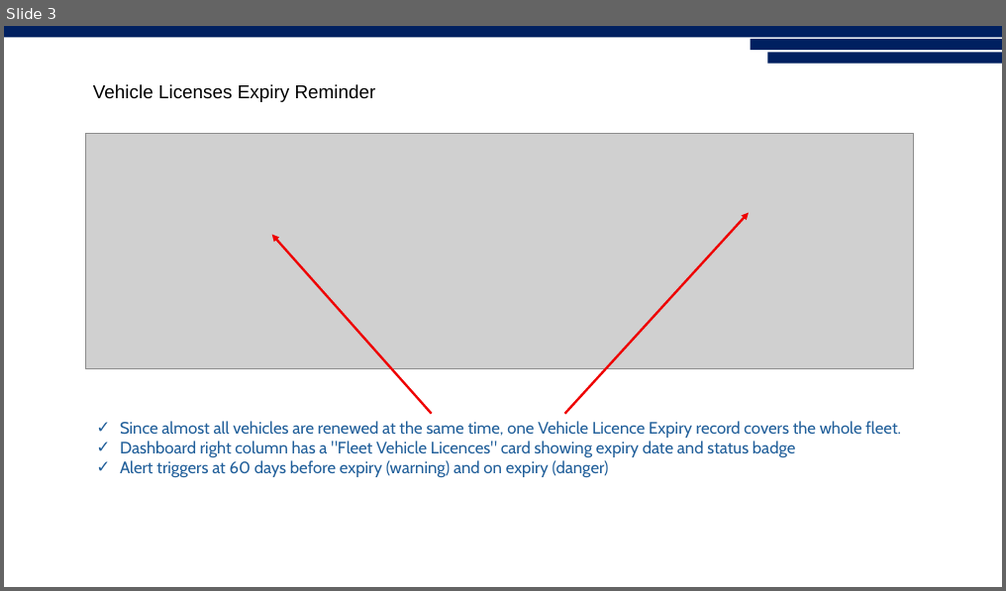
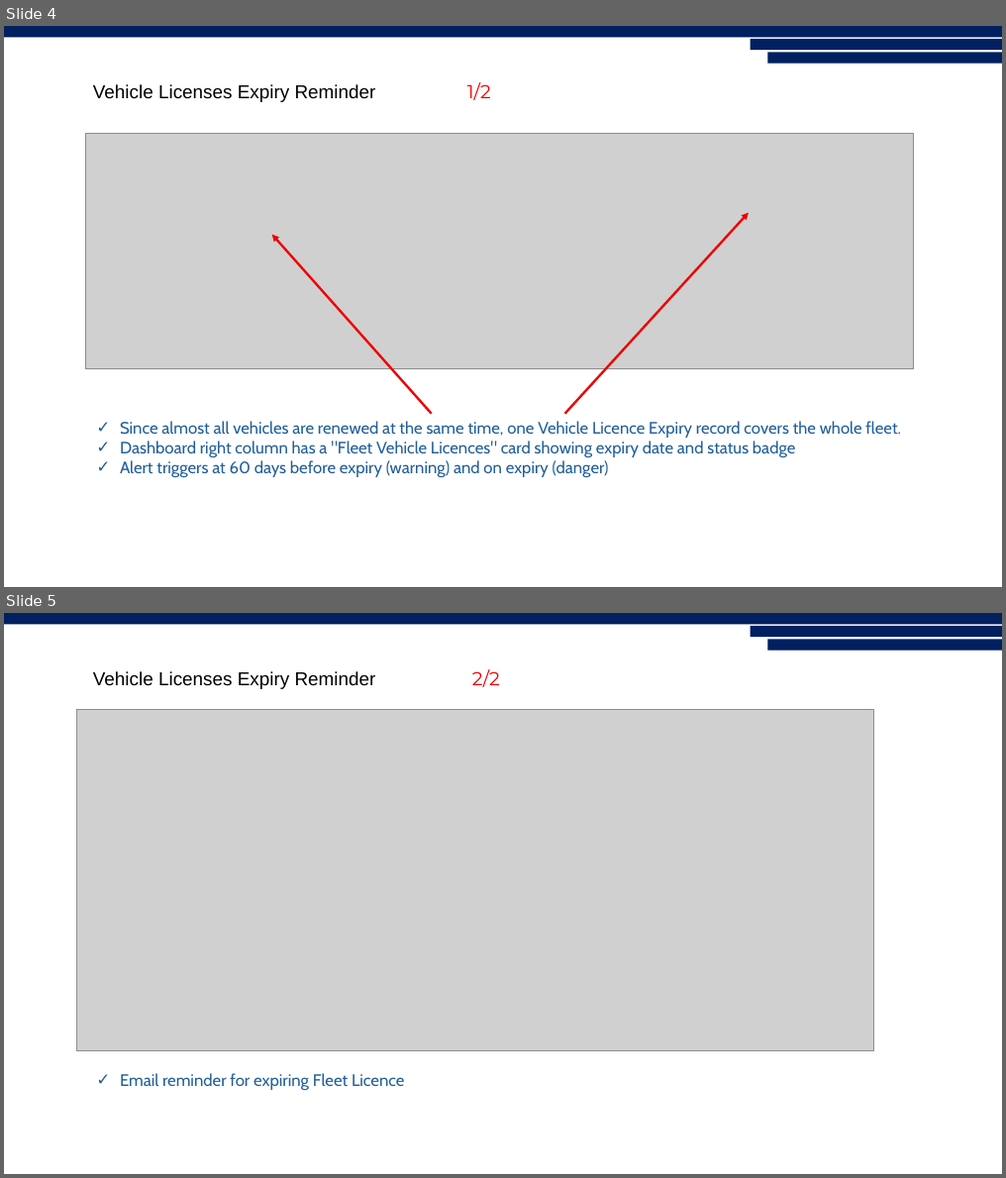
Before and after one commit to vaisahzirra7/NEU-FLEET-Draft, a slide deck: VanaraFleetsOps_Improvements.pptx. Shown one above the other, each under a label of ours: slide 3 before the commit, slides 4 and 5 after it. The pictures are 1006x591 and 1006x1178 pixels, drawn with LibreOffice and Linux fonts; fonts in the diff are those of the drawing; grey boxes stand for pictures. Boxes give left, top, right and bottom in pixels: in the first picture for what was removed or moved away, otherwise in the second. Text is boxed around its words. In the diff, an @@ line names an element or a change of style, - is before the commit and + after.

Commit message:
Changes after Email Reports and Email Remiders have been fixed

```diff
--- a/VanaraFleetsOps_Improvements.pptx
+++ b/VanaraFleetsOps_Improvements.pptx
@@ slide 5 added at bbox=[4, 613, 1002, 1174], background #FFFFFF @@
@@ rectangle added at bbox=[4, 613, 1002, 624], fill #002060 @@
@@ rectangle added at bbox=[750, 626, 1002, 637], fill #002060 @@
@@ rectangle added at bbox=[767, 639, 1002, 651], fill #002060 @@
@@ text added at bbox=[93, 669, 500, 689], 18 pt, text #000000 @@
+Vehicle Licenses Expiry Reminder 2/2
@@ picture added at bbox=[76, 710, 874, 1051] @@
@@ text added at bbox=[120, 1073, 404, 1090], 16 pt, text #215F9A @@
+✓ Email reminder for expiring Fleet Licence
@@ what was slide 3 is now slide 4 @@
@@ slide 4 changed as well @@
@@ text at bbox=[93, 82, 491, 102]: text changed @@
-Vehicle Licenses Expiry Reminder
+Vehicle Licenses Expiry Reminder 1/2
```
Also in this commit, not shown: 2 other slides changed, 1 other slide added, 27 other files.
